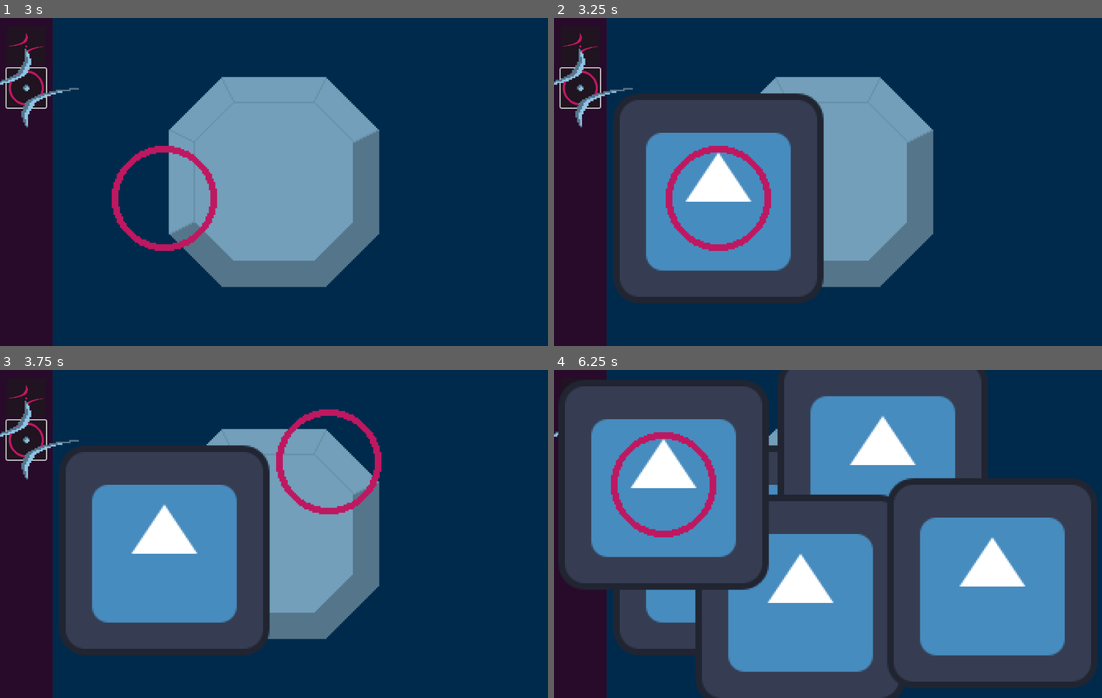
Above: before the commit, frames 1-4 (two rows, left to right).
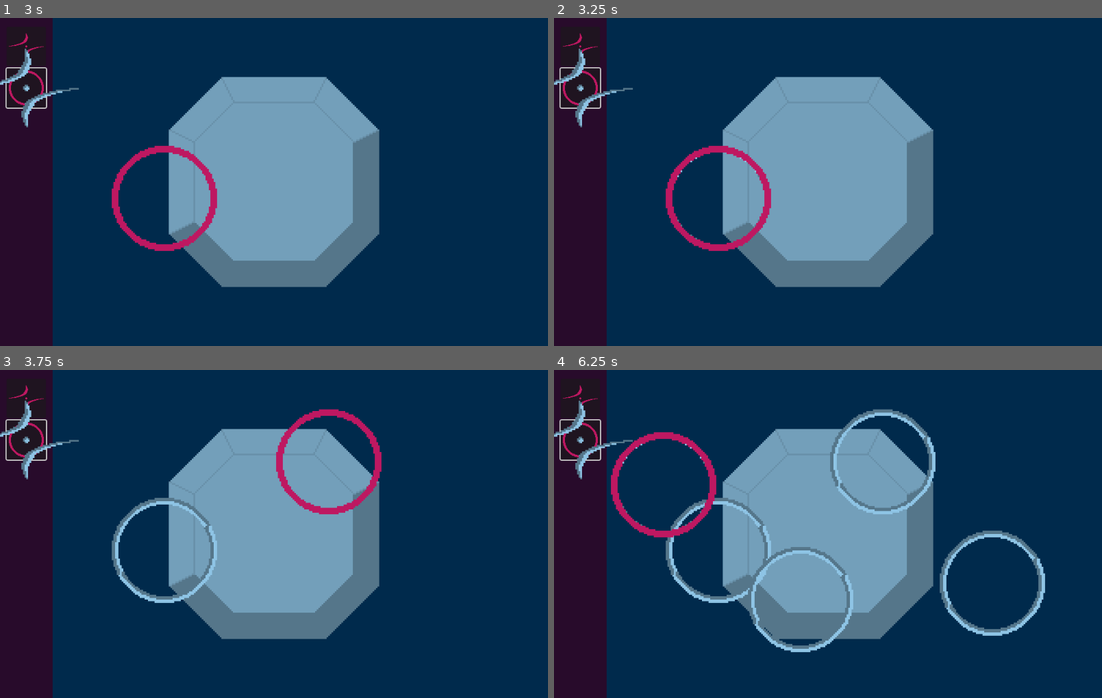
Above: after the commit, the same moments.

Repository: Wake1st/symbols-and-sorcery
Game: Godot game, scene res://rune_crafter/rune_crafter.tscn
Two runs of this game, one before a commit and one after it. Both use one fixed random seed, a clock stepped at 60 frames per second and the inputs below. The engine's default icon, where the game draws it, is replaced by a stand-in: a white triangle on a blue panel in a dark square.
Inputs (mouse positions are in pixels of both pictures, inside the frame that each line leads up to):
- Up to frame 1 (3 s): tap Enter at 0.5 s; move the mouse to (394, 165) at 0.52 s; click (394, 165) at 0.67 s; click (27, 47) at 1.25 s; click (27, 86) at 2 s; tap Space at 2.75 s; move the mouse to (164, 198) at 2.77 s; click (164, 198) at 2.92 s
- Up to frame 2 (3.25 s): no input
- Up to frame 3 (3.75 s): tap Enter at 3.5 s; move the mouse to (328, 461) at 3.52 s; click (328, 461) at 3.67 s
- Up to frame 4 (6.25 s): tap Space at 4.25, 5.75 s; move the mouse to (800, 599) at 4.27 s; click (800, 599) at 4.42 s; tap Enter at 5 s; move the mouse to (992, 583) at 5.02 s; click (992, 583) at 5.17 s; move the mouse to (663, 484) at 5.77 s; click (663, 484) at 5.92 s

Frame 1 is identical in both runs. In frame 2, 23% of the frame differs, in the area x 10-50%, y 22-87%; in frame 3, 24%; in frame 4, 82%, in the area x 0-100%, y 0-100%.

Commit message:
can "remove" current rune

Diff:
--- a/rune_crafter/rune_crafter.gd
+++ b/rune_crafter/rune_crafter.gd
@@ -25,3 +25,6 @@
 			engraving.name = "Engraving -%s-" % selectedData.name
 			engraving.texture = selectedData.engraving_texture
 			engraving.global_position = selectedRune.global_position
+		elif mouse_event.button_index == MOUSE_BUTTON_RIGHT && selectedData != null:
+			selectedData = null
+			selectedRune.texture = null
--- a/runes/void.tres
+++ b/runes/void.tres
@@ -1,6 +1,6 @@
 [gd_resource type="Resource" script_class="RuneData" load_steps=4 format=3 uid="uid://dyfxg17om5wcb"]
 
-[ext_resource type="Texture2D" uid="uid://d15l347tiacgg" path="res://assets/icon.svg" id="1_0l4yo"]
+[ext_resource type="Texture2D" uid="uid://db5yfspp1rwek" path="res://assets/void_engr.svg" id="1_deq7i"]
 [ext_resource type="Script" path="res://models/rune_data.gd" id="1_u3yvb"]
 [ext_resource type="Texture2D" uid="uid://c4of6pd27swe7" path="res://assets/void_rune.svg" id="2_l8o5p"]
 
@@ -8,5 +8,5 @@
 script = ExtResource("1_u3yvb")
 name = "void"
 rune_texture = ExtResource("2_l8o5p")
-engraving_texture = ExtResource("1_0l4yo")
+engraving_texture = ExtResource("1_deq7i")
 properties = Array[String](["empty", "darkness", "remove"])
